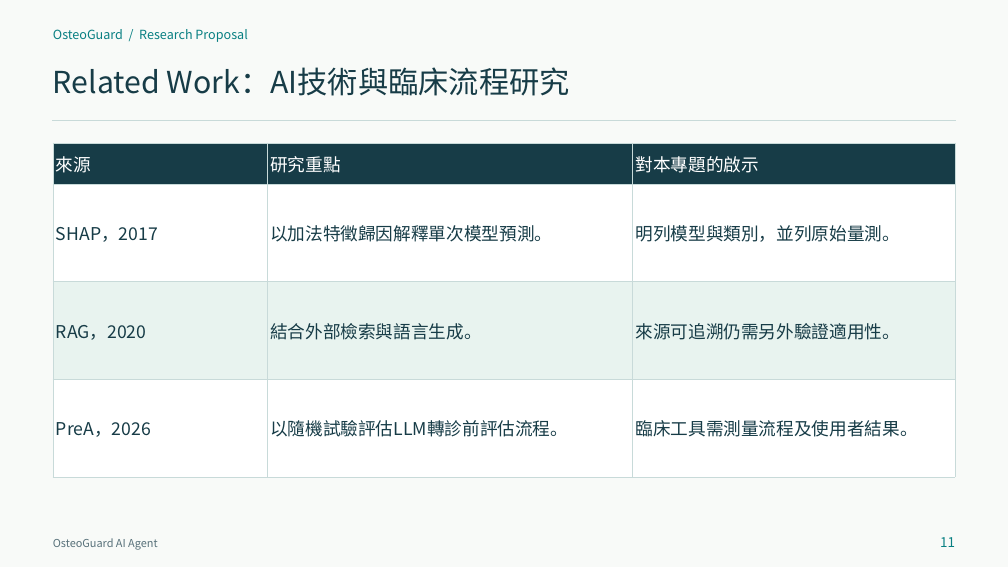
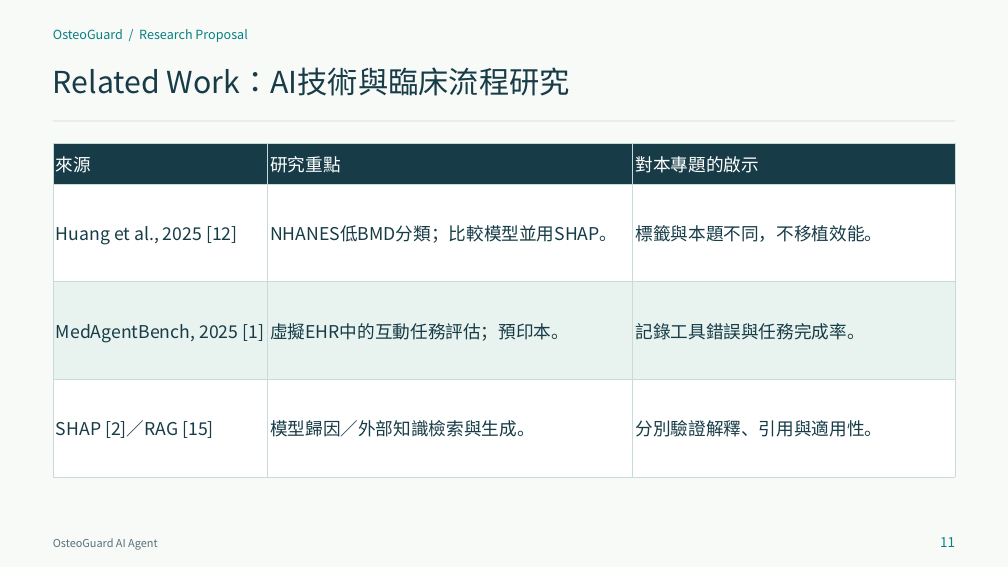
Before and after one commit to contemplator/nchu-bone-health-agent, a slide deck: slide 11 of output/OsteoGuard_Proposal_20261102.pptx. Drawn at 1008x567 pixels with LibreOffice and Linux fonts; fonts in the diff are those of the drawing. Boxes give left, top, right and bottom in pixels: in the first picture for what was removed or moved away, otherwise in the second. Text is boxed around its words. In the diff, an @@ line names an element or a change of style, - is before the commit and + after.

```diff
--- a/output/OsteoGuard_Proposal_20261102.pptx
+++ b/output/OsteoGuard_Proposal_20261102.pptx
@@ line (53, 121) - (955, 121): stroke #C8DAD9 0.75 pt to #C8DAD9 1 pt @@
@@ table at [53,143,955,476] @@
-row 2: SHAP，2017 | 以加法特徵歸因解釋單次模型預測。 | 明列模型與類別，並列原始量測。
+row 2: Huang et al., 2025 [12] | NHANES低BMD分類；比較模型並用SHAP。 | 標籤與本題不同，不移植效能。
-row 3: RAG，2020 | 結合外部檢索與語言生成。 | 來源可追溯仍需另外驗證適用性。
+row 3: MedAgentBench, 2025 [1] | 虛擬EHR中的互動任務評估；預印本。 | 記錄工具錯誤與任務完成率。
-row 4: PreA，2026 | 以隨機試驗評估LLM轉診前評估流程。 | 臨床工具需測量流程及使用者結果。
+row 4: SHAP [2]／RAG [15] | 模型歸因／外部知識檢索與生成。 | 分別驗證解釋、引用與適用性。
@@ borders changed @@
```
Also in this commit, not shown: 28 other slides changed, 6 slides added, 6 slides removed, 7 other files.
